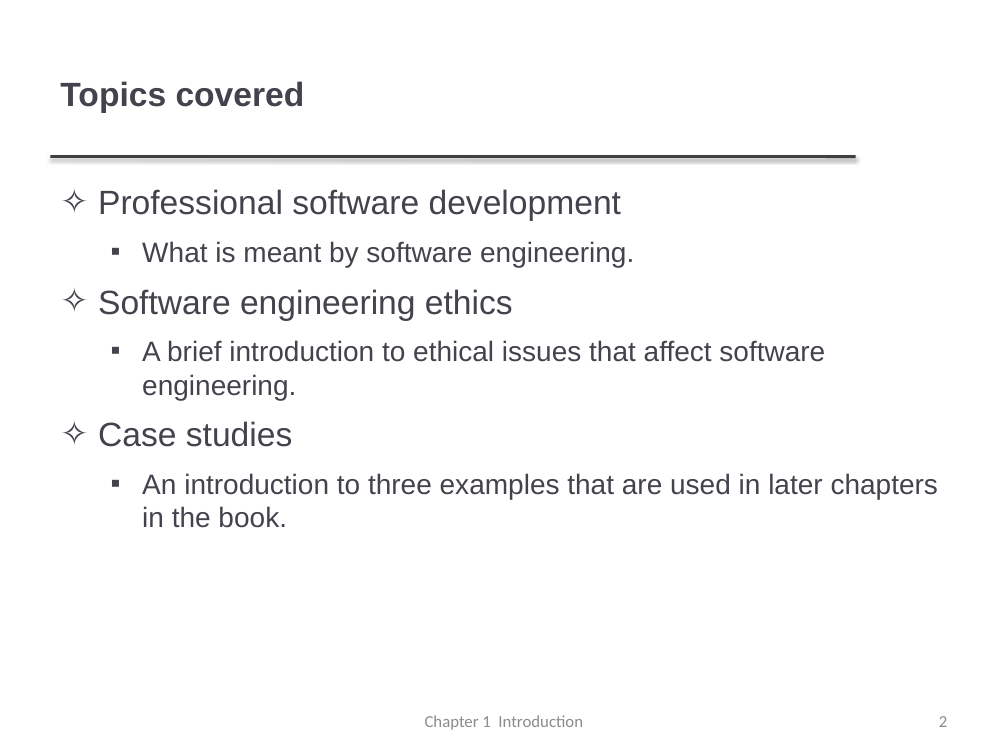
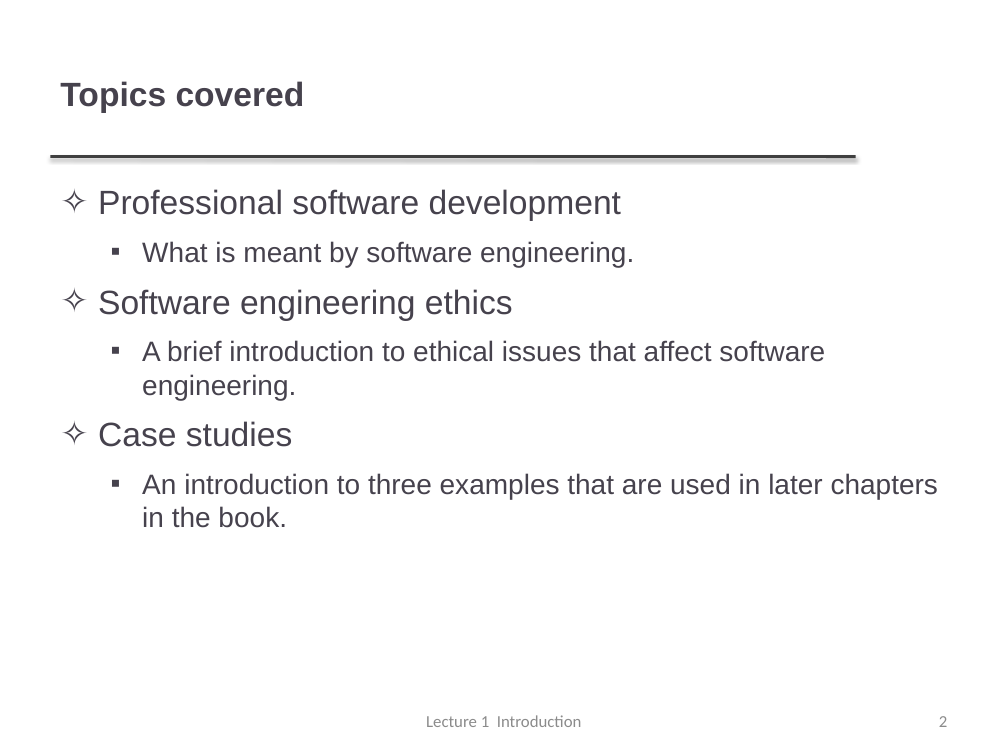
Before and after one commit to FurkanGozukara/Software-Engineering-CSE307-2020, a slide deck: slide 2 of lecture slides/Chapter 1 - Introduction.pptx. Drawn at 1008x756 pixels with LibreOffice and Linux fonts; fonts in the diff are those of the drawing; background and template pictures are left out. Boxes give left, top, right and bottom in pixels: in the first picture for what was removed or moved away, otherwise in the second. Text is boxed around its words. In the diff, an @@ line names an element or a change of style, - is before the commit and + after.

```diff
--- a/lecture slides/Chapter 1 - Introduction.pptx
+++ b/lecture slides/Chapter 1 - Introduction.pptx
@@ text at <box>426,715,582,727</box>: text changed @@
-Chapter 1 Introduction
+Lecture 1 Introduction
```
Also in this commit, not shown: 38 other slides changed, 5 other files.
